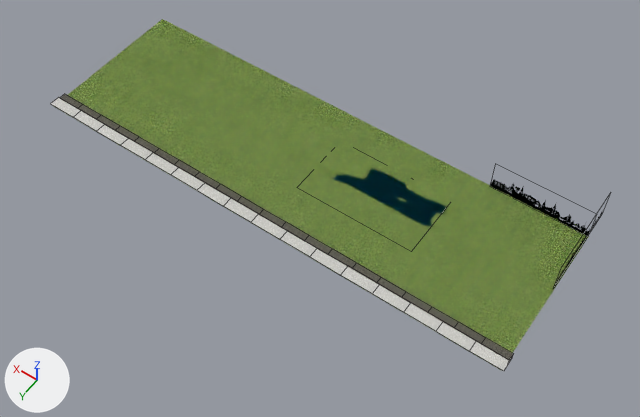
Before and after pictures for a commit that changed the Blender file 01 - Modelle/Landschaft.blend.
One viewpoint serves both versions: a camera (50 mm lens) standing at (-92.9, 123.3, 179.5) and looking at (-9.4, 6.4, -4.2). Lighting does not change. The marker at lower left points along +X, +Y and +Z. Mesh edges are drawn as thin lines on the coarser meshes.

The first picture shows 'Bordstein', 'Gras', 'Stadtsilhouette', 'Straße', 'Wasser'.
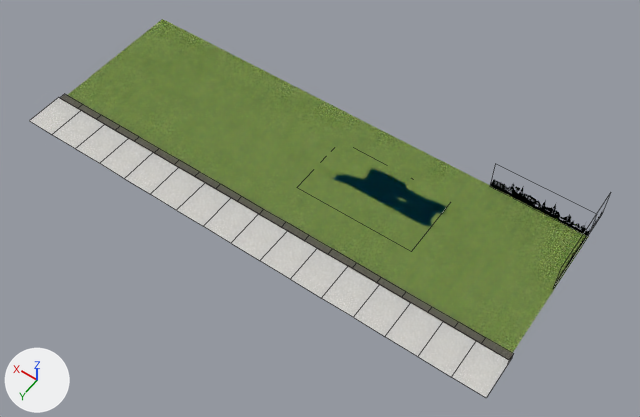
Pixel boxes [x1, y1, x2, y2] of what changed, in the pictures (640 x 417 px):
'Straße', reshaped (10% taller): before [51, 97, 510, 371]; after [29, 97, 510, 398]

The change in detail:
me_fläche_002 has 38 vertices, 16 faces and spans x -1.0..1.0, y -27.2..1.0, z -0.4..5.9.
me_fläche_002 is used by ob_straße; location (0.2, 21.4, 0.3); scale (-72.0, 1.63, 1.63).
me_fläche_002 part 1: all 17 vertices in x -1.0..1.0, y 1.0, z 0.0 are moved by (0.0, 4.9, 0.0).
